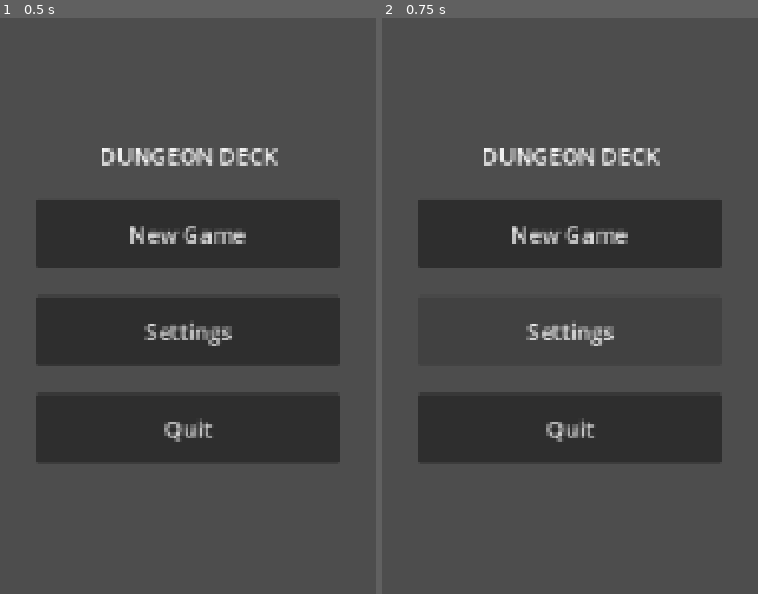
Above: before the commit, frames 1-2 (left to right).
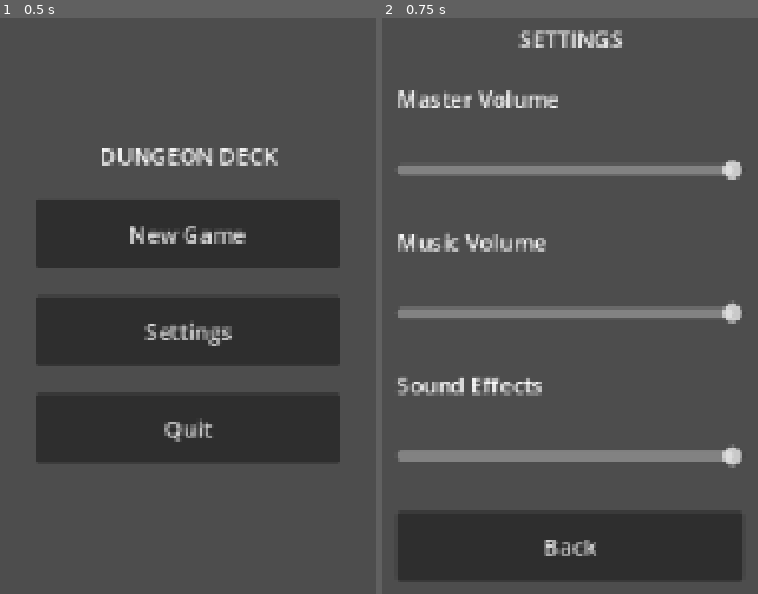
Above: after the commit, the same moments.

Repository: Deck-Building-Card-Game-Mobile/DeckBulidinggame-
Game: Godot game, scene res://scenes/ui/main_menu.tscn
Same seed, same stepped clock (60 frames per second), same inputs: the game is played once before the commit and once after it.
Inputs:
- Up to frame 1 (0.5 s): no input
- Up to frame 2 (0.75 s): click "Settings" at 0.5 s

Frame 1 is identical in both runs. In frame 2, 36% of the frame differs, in the area x 4-96%, y 2-98%.

Commit message:
Implement settings menu with audio controls and automatic saving

Diff:
--- /dev/null
+++ b/default_bus_layout.tres
@@ -0,0 +1,15 @@
+[gd_resource type="AudioBusLayout" format=3 uid="uid://c4x0mjlwg8tf1"]
+
+[resource]
+bus/1/name = &"Music"
+bus/1/solo = false
+bus/1/mute = false
+bus/1/bypass_fx = false
+bus/1/volume_db = 0.0
+bus/1/send = &"Master"
+bus/2/name = &"SFX"
+bus/2/solo = false
+bus/2/mute = false
+bus/2/bypass_fx = false
+bus/2/volume_db = 0.0
+bus/2/send = &"Master"
--- a/project.godot
+++ b/project.godot
@@ -1,3 +1,4 @@
+
 ; Engine configuration file.
 ; It's best edited using the editor UI and not directly,
 ; since the parameters that go here are not all obvious.
@@ -29,3 +30,7 @@
 rendering_device/driver.windows="d3d12"
 renderer/rendering_method="gl_compatibility"
 renderer/rendering_method.mobile="gl_compatibility"
+
+[audio]
+
+buses/default_bus_layout="res://default_bus_layout.tres"
--- /dev/null
+++ b/scenes/ui/settings_menu.tscn
@@ -0,0 +1,66 @@
+[gd_scene format=3 uid="uid://k3wr7i5hac8j"]
+
+[ext_resource type="Script" uid="uid://dgud4dxemmcu6" path="res://scripts/ui/settings_menu.gd" id="1_script"]
+
+[node name="SettingsMenu" type="Control" unique_id=30411519]
+layout_mode = 3
+anchors_preset = 15
+anchor_right = 1.0
+anchor_bottom = 1.0
+grow_horizontal = 2
+grow_vertical = 2
+script = ExtResource("1_script")
+
+[node name="CenterContainer" type="CenterContainer" parent="." unique_id=279009953]
+layout_mode = 1
+anchors_preset = 15
+anchor_right = 1.0
+anchor_bottom = 1.0
+grow_horizontal = 2
+grow_vertical = 2
+
+[node name="VBoxContainer" type="VBoxContainer" parent="CenterContainer" unique_id=73858761]
+layout_mode = 2
+theme_override_constants/separation = 20
+
+[node name="Title" type="Label" parent="CenterContainer/VBoxContainer" unique_id=528141420]
+layout_mode = 2
+text = "SETTINGS"
+horizontal_alignment = 1
+
+[node name="MasterLabel" type="Label" parent="CenterContainer/VBoxContainer" unique_id=533247878]
+layout_mode = 2
+text = "Master Volume"
+
+[node name="MasterVolume" type="HSlider" parent="CenterContainer/VBoxContainer" unique_id=79730796]
+custom_minimum_size = Vector2(250, 40)
+layout_mode = 2
+value = 100.0
+
+[node name="MusicLabel" type="Label" parent="CenterContainer/VBoxContainer" unique_id=994447525]
+layout_mode = 2
+text = "Music Volume"
+
+[node name="MusicVolume" type="HSlider" parent="CenterContainer/VBoxContainer" unique_id=1698957316]
+custom_minimum_size = Vector2(250, 40)
+layout_mode = 2
+value = 100.0
+
+[node name="SFXLabel" type="Label" parent="CenterContainer/VBoxContainer" unique_id=1221619330]
+layout_mode = 2
+text = "Sound Effects"
+
+[node name="SFXVolume" type="HSlider" parent="CenterContainer/VBoxContainer" unique_id=524206498]
+custom_minimum_size = Vector2(250, 40)
+layout_mode = 2
+value = 100.0
+
+[node name="BackButton" type="Button" parent="CenterContainer/VBoxContainer" unique_id=1436196292]
+custom_minimum_size = Vector2(220, 50)
+layout_mode = 2
+text = "Back"
+
+[connection signal="value_changed" from="CenterContainer/VBoxContainer/MasterVolume" to="." method="_on_master_volume_changed"]
+[connection signal="value_changed" from="CenterContainer/VBoxContainer/MusicVolume" to="." method="_on_music_volume_changed"]
+[connection signal="value_changed" from="CenterContainer/VBoxContainer/SFXVolume" to="." method="_on_sfx_volume_changed"]
+[connection signal="pressed" from="CenterContainer/VBoxContainer/BackButton" to="." method="_on_back_pressed"]
--- a/scripts/ui/main_menu.gd
+++ b/scripts/ui/main_menu.gd
@@ -1,21 +1,20 @@
-
 extends Control
 
 # Main Menu - UI/UX & Mobile Developer
 
 func _ready() -> void:
-    print("Main menu loaded successfully!")
+	print("Main menu loaded successfully!")
 
 
 func _on_new_game_pressed() -> void:
-    print("New Game selected")
-    # Gameplay scene will be connected later.
+	print("New Game selected")
+	# Gameplay scene will be connected later.
 
 
 func _on_settings_pressed() -> void:
-    print("Settings selected")
-    # Settings screen will be connected later.
+	print("Opening Settings Menu...")
+	get_tree().change_scene_to_file("res://scenes/ui/settings_menu.tscn")
 
 
 func _on_quit_pressed() -> void:
-    get_tree().quit()
+	get_tree().quit()
--- /dev/null
+++ b/scripts/ui/settings_menu.gd
@@ -0,0 +1,133 @@
+
+extends Control
+
+# Settings Menu - UI/UX & Mobile Developer
+
+const SETTINGS_PATH: String = "user://settings.cfg"
+
+@onready var master_slider: HSlider = $CenterContainer/VBoxContainer/MasterVolume
+@onready var music_slider: HSlider = $CenterContainer/VBoxContainer/MusicVolume
+@onready var sfx_slider: HSlider = $CenterContainer/VBoxContainer/SFXVolume
+
+
+func _ready() -> void:
+	print("Settings menu loaded successfully!")
+
+	# Restore saved audio settings when the menu opens.
+	_load_settings()
+
+	# Display the current volume of each audio bus.
+	_load_slider_volume(master_slider, "Master")
+	_load_slider_volume(music_slider, "Music")
+	_load_slider_volume(sfx_slider, "SFX")
+
+
+# Load previously saved audio preferences.
+func _load_settings() -> void:
+	var config := ConfigFile.new()
+	var error := config.load(SETTINGS_PATH)
+
+	# No settings file exists on the first launch.
+	if error == ERR_FILE_NOT_FOUND:
+		print("No saved settings found. Using default volumes.")
+		return
+
+	if error != OK:
+		push_warning("Could not load settings.")
+		return
+
+	for bus_name in ["Master", "Music", "SFX"]:
+		var volume: float = float(
+			config.get_value("audio", bus_name, 100.0)
+		)
+
+		_apply_volume(bus_name, volume)
+
+	print("Saved audio settings loaded successfully!")
+
+
+# Save all three volume preferences.
+func _save_settings() -> void:
+	var config := ConfigFile.new()
+
+	config.set_value("audio", "Master", master_slider.value)
+	config.set_value("audio", "Music", music_slider.value)
+	config.set_value("audio", "SFX", sfx_slider.value)
+
+	var error := config.save(SETTINGS_PATH)
+
+	if error != OK:
+		push_warning("Failed to save audio settings.")
+	else:
+		print("Audio settings saved successfully!")
+
+
+# Display the current volume on its corresponding slider.
+func _load_slider_volume(slider: HSlider, bus_name: String) -> void:
+	var bus_index: int = AudioServer.get_bus_index(bus_name)
+
+	if bus_index == -1:
+		push_warning("Audio bus not found: " + bus_name)
+		return
+
+	if AudioServer.is_bus_mute(bus_index):
+		slider.set_value_no_signal(0.0)
+		return
+
+	var current_volume: float = db_to_linear(
+		AudioServer.get_bus_volume_db(bus_index)
+	)
+
+	slider.set_value_no_signal(
+		clampf(current_volume * 100.0, 0.0, 100.0)
+	)
+
+
+# Apply a volume percentage to an audio bus.
+func _apply_volume(bus_name: String, value: float) -> void:
+	var bus_index: int = AudioServer.get_bus_index(bus_name)
+
+	if bus_index == -1:
+		push_warning("Audio bus not found: " + bus_name)
+		return
+
+	var linear_volume: float = clampf(value / 100.0, 0.0, 1.0)
+
+	if linear_volume <= 0.0:
+		AudioServer.set_bus_mute(bus_index, true)
+	else:
+		AudioServer.set_bus_mute(bus_index, false)
+		AudioServer.set_bus_volume_db(
+			bus_index,
+			linear_to_db(linear_volume)
+		)
+
+
+# Update volume and automatically save preferences.
+func _set_volume(bus_name: String, value: float) -> void:
+	_apply_volume(bus_name, value)
+	_save_settings()
+
+	print("Updated ", bus_name, " volume to ", value, "%")
+
+
+# Master Volume slider.
+func _on_master_volume_changed(value: float) -> void:
+	_set_volume("Master", value)
+
+
+# Music Volume slider.
+func _on_music_volume_changed(value: float) -> void:
+	_set_volume("Music", value)
+
+
+# Sound Effects slider.
+func _on_sfx_volume_changed(value: float) -> void:
+	_set_volume("SFX", value)
+
+
+# Return to the main menu.
+func _on_back_pressed() -> void:
+	get_tree().change_scene_to_file(
+		"res://scenes/ui/main_menu.tscn"
+	)
Not shown, added: scripts/ui/settings_menu.gd.uid
